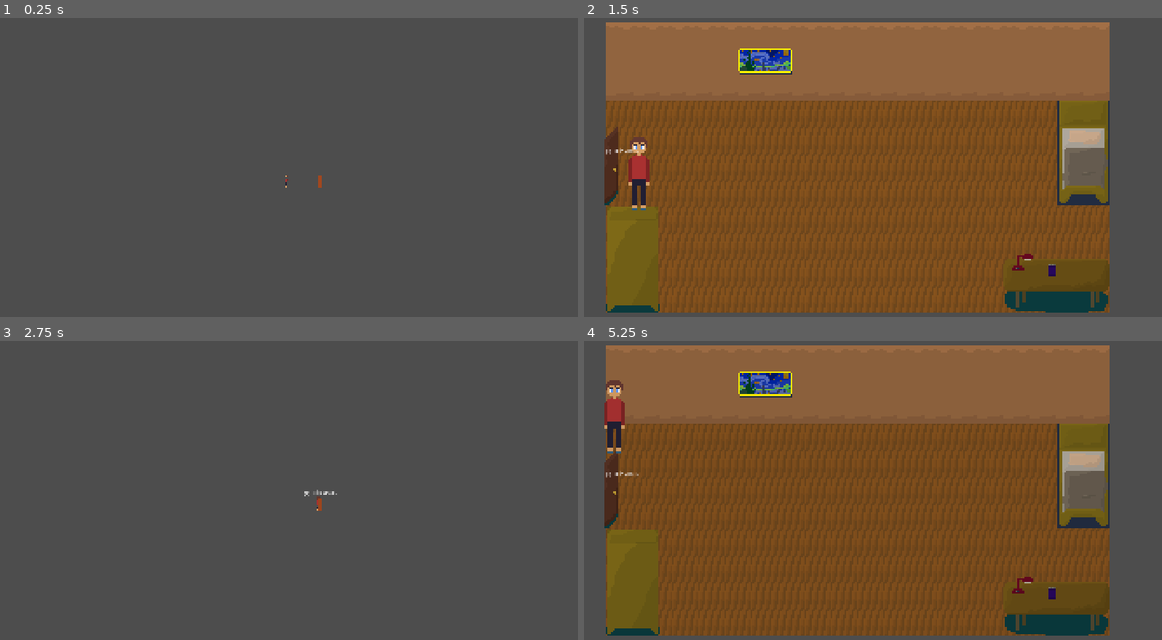
Above: before the commit, frames 1-4 (two rows, left to right).
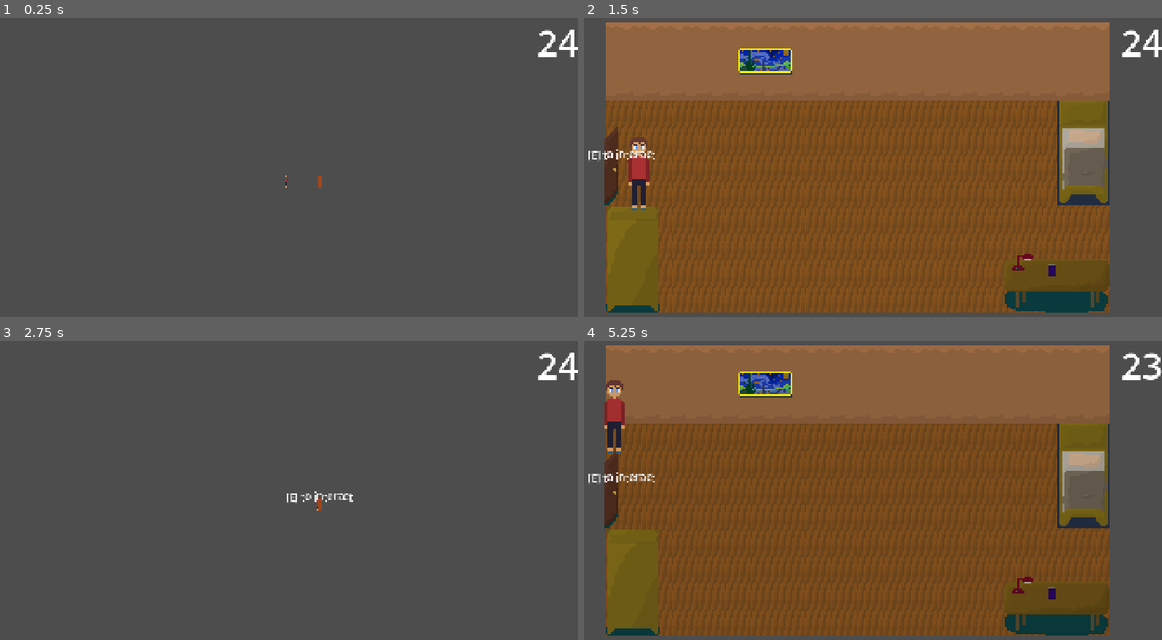
Above: after the commit, the same moments.

Repository: X-A-O-C/simmarket
Game: Godot game, scene res://scene/game.tscn
Same seed, same stepped clock (60 frames per second), same inputs: the game is played once before the commit and once after it.
Inputs:
- Up to frame 1 (0.25 s): no input
- Up to frame 2 (1.5 s): tap Enter at 0.5 s; hold D (right) 0.53-1.28 s; hold E (interact) 0.53-1.28 s; hold S (down) from 1.28 s (still down); tap E (interact) at 1.35 s
- Up to frame 3 (2.75 s): release S (down) at 2.03 s; hold D (right) from 2.03 s (still down); hold E (interact) from 2.03 s (still down)
- Up to frame 4 (5.25 s): release D (right) at 2.78 s; release E (interact) at 2.78 s; hold W (up) 2.78-3.53 s; tap E (interact) at 2.85, 4.35 s; hold E (interact) 3.53-4.28 s; hold A (left) 3.53-5.03 s; tap Space at 5 s; hold S (down) from 5.03 s (still down); hold E (interact) from 5.03 s (still down)

The runs differ from the first frame. In frame 1, 0.3% of the frame differs, in the area x 93-100%, y 3-14%; in frame 2, 0.5%; in frame 3, 0.5%; in frame 4, 0.5%, in the area x 0-100%, y 3-49%.

Commit message:
added a clock i the top right corner

Diff:
--- a/supermarket/project.godot
+++ b/supermarket/project.godot
@@ -27,6 +27,7 @@
 
 window/size/viewport_width=1920
 window/size/viewport_height=1080
+window/size/borderless=true
 window/stretch/mode="canvas_items"
 window/stretch/aspect="expand"
 
--- a/supermarket/scene/interaction/interaction_manager.tscn
+++ b/supermarket/scene/interaction/interaction_manager.tscn
@@ -15,6 +15,7 @@
 offset_right = 50.0
 offset_bottom = 23.0
 grow_horizontal = 2
+theme_override_font_sizes/font_size = 34
 text = "[E] INTERACT"
 horizontal_alignment = 1
 vertical_alignment = 1
@@ -24,3 +25,4 @@
 script = ExtResource("2_4o6mi")
 day_lenght = 60.0
 no_change_time = 20.0
+night_lenght = 40.0
--- a/supermarket/scene/player.tscn
+++ b/supermarket/scene/player.tscn
@@ -232,3 +232,21 @@
 [node name="Camera2D" type="Camera2D" parent="." unique_id=1840913227]
 drag_horizontal_enabled = true
 drag_vertical_enabled = true
+
+[node name="CanvasLayer" type="CanvasLayer" parent="." unique_id=1993592425]
+
+[node name="RichTextLabel" type="RichTextLabel" parent="CanvasLayer" unique_id=1866762881]
+anchors_preset = 1
+anchor_left = 1.0
+anchor_right = 1.0
+offset_left = -40.0
+offset_bottom = 40.0
+grow_horizontal = 0
+size_flags_horizontal = 3
+size_flags_vertical = 3
+theme_override_font_sizes/normal_font_size = 120
+fit_content = true
+scroll_active = false
+autowrap_mode = 0
+horizontal_alignment = 1
+vertical_alignment = 1
--- a/supermarket/scripts/canvas_modulate.gd
+++ b/supermarket/scripts/canvas_modulate.gd
@@ -22,7 +22,7 @@
   color = org_color
   day_lenght_orginal = day_lenght
   night_lenght_orginal = night_lenght
-  no_change_time = no_change_time_orginal
+  no_change_time_orginal = no_change_time
 
 func _process(delta: float) -> void:
   coundown(delta)
--- a/supermarket/scripts/player.gd
+++ b/supermarket/scripts/player.gd
@@ -5,15 +5,23 @@
 var current_dir: int = dir.LEFT
 @export var speed: float = 150.0
 @onready var sprite: AnimatedSprite2D = $Sprite
+@onready var hour_label: RichTextLabel = $CanvasLayer/RichTextLabel
+@onready var canvas_modulate: day_and_night_cycle = get_tree().get_first_node_in_group("interacton_mg").get_node("CanvasModulate")
+@warning_ignore("narrowing_conversion")
+@onready var mnoznik: int = (canvas_modulate.day_lenght_orginal + canvas_modulate.no_change_time_orginal + canvas_modulate.night_lenght_orginal) / 24
+
+func _ready() -> void:
+  hour_label.text = str(int(ceil((canvas_modulate.day_lenght + canvas_modulate.no_change_time + canvas_modulate.night_lenght) / mnoznik)))
+
+func _physics_process(_delta: float) -> void:
+  get_input()
+  update_animation()
+  update_hour()
+  move_and_slide()
 
 func get_input():
   input_direction = Input.get_vector("left", "right", "up", "down")
   velocity = input_direction * speed
-
-func _physics_process(_delta: float) -> void:
-  get_input()
-  update_animation()
-  move_and_slide()
 
 func update_animation() -> void:
   if input_direction == Vector2.ZERO:
@@ -31,3 +39,6 @@
   elif input_direction.y > 0:
     current_dir = dir.DOWN
     sprite.play('walk_down')
+
+func update_hour():
+  hour_label.text = str(int(ceil((canvas_modulate.day_lenght + canvas_modulate.no_change_time + canvas_modulate.night_lenght) / mnoznik)))
